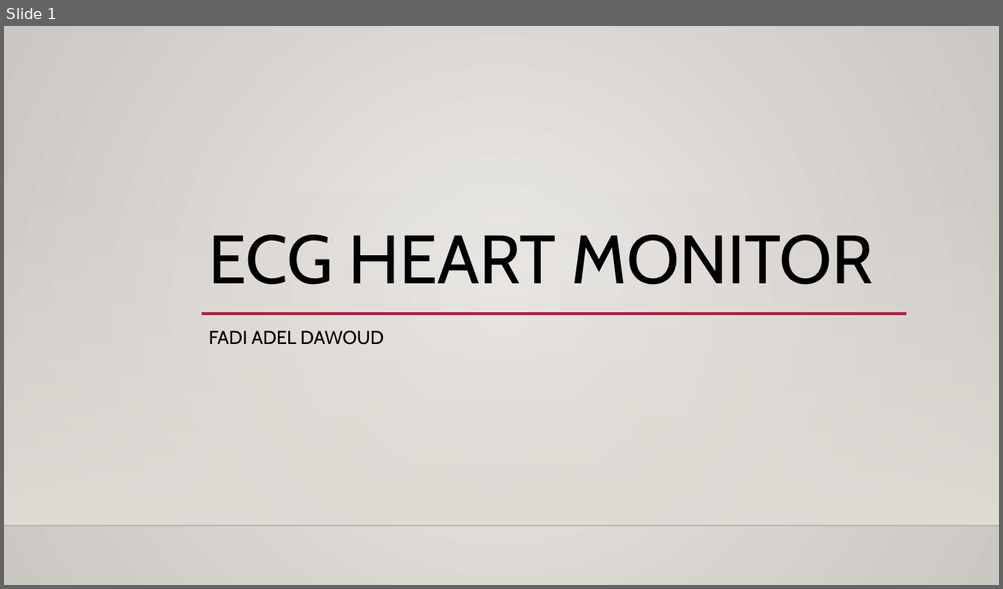
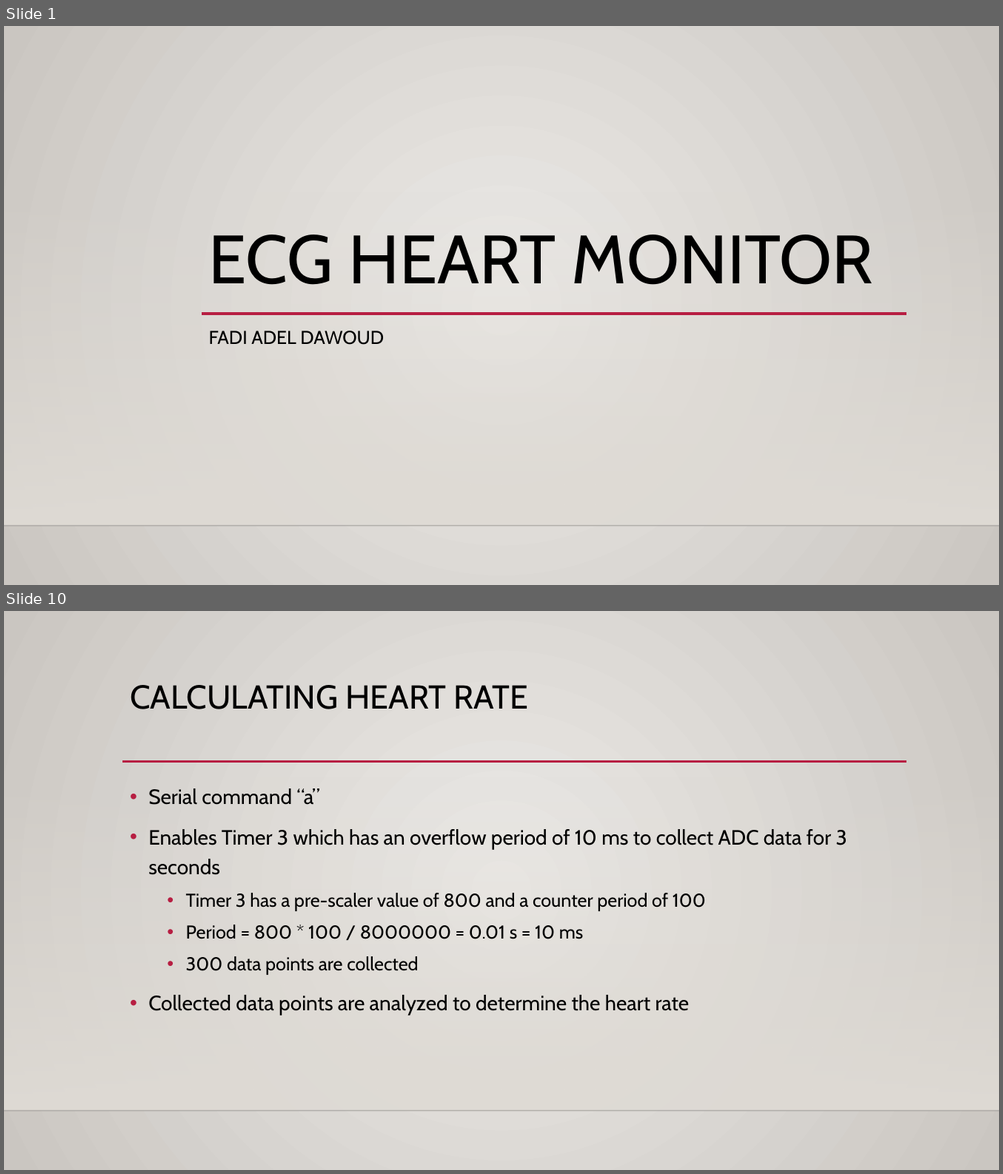
Before and after one commit to theRadFad/HeartMonitor, a slide deck: ECG Heart Monitor.pptx. Shown one above the other, each under a label of ours: slide 1 before the commit, slides 1 and 10 after it; the slides between them are not shown. The pictures are 1003x589 and 1003x1174 pixels, drawn with LibreOffice and Linux fonts; fonts in the diff are those of the drawing; background and template pictures are left out. Boxes give left, top, right and bottom in pixels: in the first picture for what was removed or moved away, otherwise in the second. Text is boxed around its words. In the diff, an @@ line names an element or a change of style, - is before the commit and + after.

```diff
--- a/ECG Heart Monitor.pptx
+++ b/ECG Heart Monitor.pptx
@@ slide 10 added at [4,611,999,1170], background gradient #ECEAE7 to #CAC7C1; not listed: 2 template elements that a slide beside it also shows @@
@@ title added at [130,685,529,709], 32 pt, text #000000 @@
+CALCULATING HEART RATE
@@ line added from (122, 762) to (907, 762), #B71E42 2.5 pt @@
@@ text added at [148,789,847,1016], 20 pt, text #000000 @@
+• Serial command “a”
+• Enables Timer 3 which has an overflow period of 10 ms to collect ADC data for 3 seconds
+  • Timer 3 has a pre-scaler value of 800 and a counter period of 100
+  • Period = 800 * 100 / 8000000 = 0.01 s = 10 ms
+  • 300 data points are collected
+• Collected data points are analyzed to determine the heart rate
```
Also in this commit, not shown: 2 slides changed, 12 other slides added.
